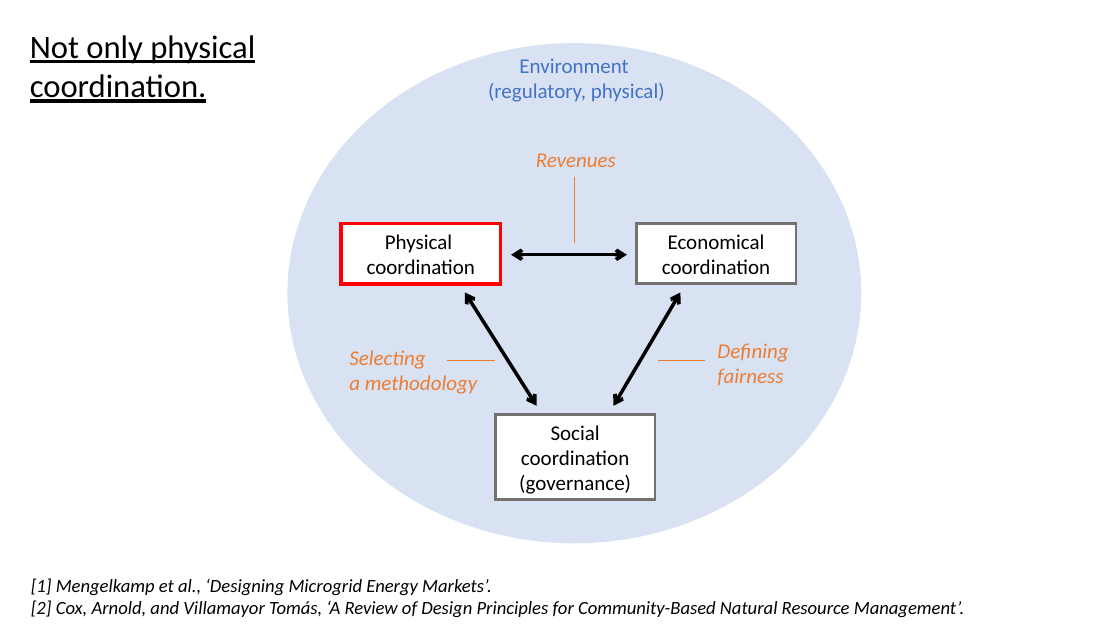
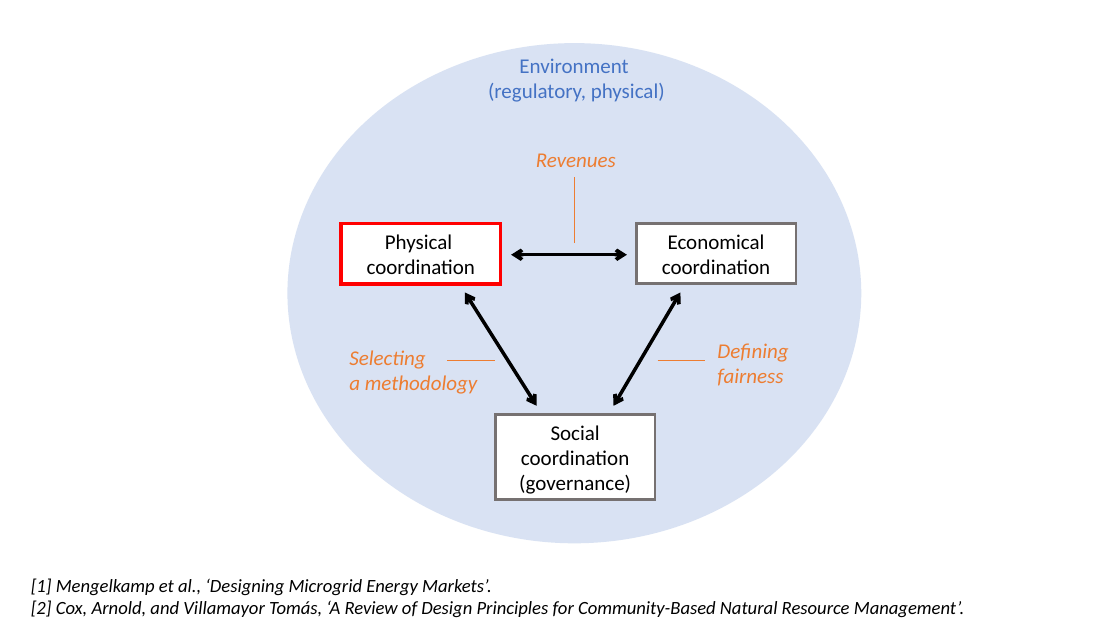
Before and after one commit to Jonathan56/supplementary_thesis, a slide deck: slide 22 of figures.pptx (slide 40 before the commit). Drawn at 1120x630 pixels with LibreOffice and Linux fonts; fonts in the diff are those of the drawing. Boxes give left, top, right and bottom in pixels: in the first picture for what was removed or moved away, otherwise in the second. Text is boxed around its words. In the diff, an @@ line names an element or a change of style, - is before the commit and + after.

```diff
--- a/figures.pptx
+++ b/figures.pptx
@@ text removed at bbox=[30, 35, 255, 103] @@
-Not only physical coordination.
```
Also in this commit, not shown: 10 other slides changed, 3 slides added, 25 slides removed, 9 other files.
